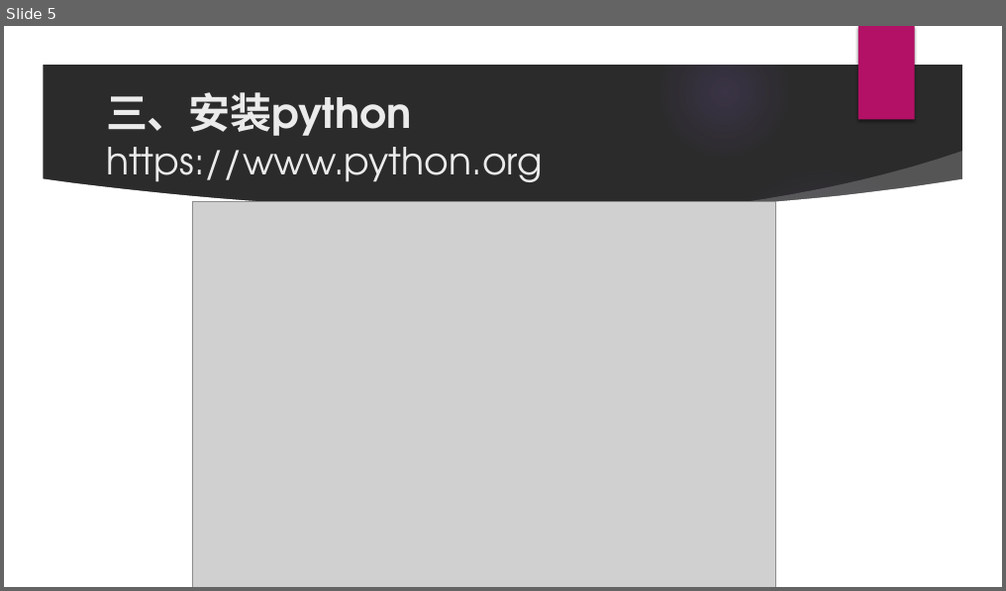
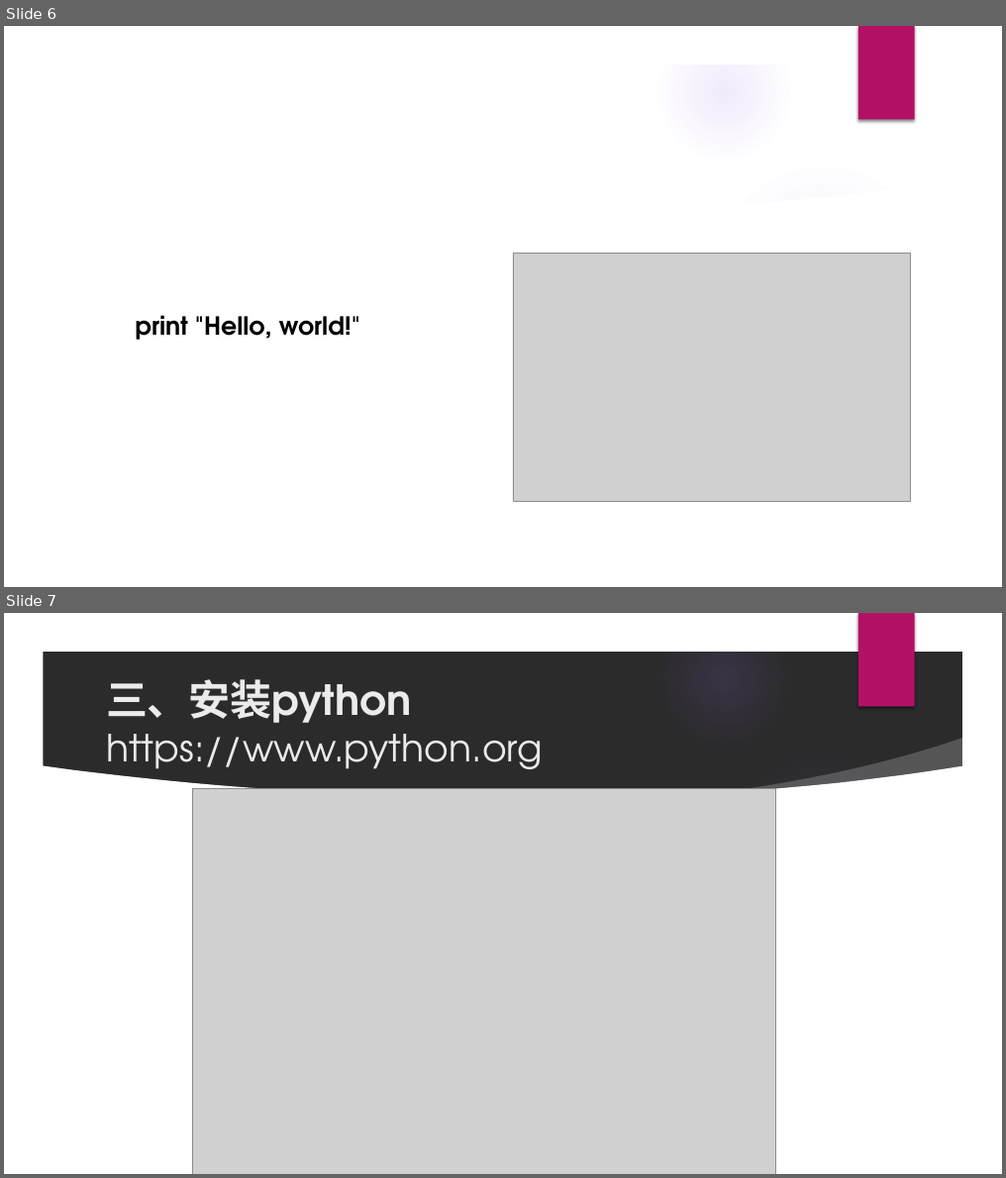
Before and after one commit to littlehb/ShaoHuiLin, a slide deck: Python课程/第1课-python入门/python入门.pptx. Shown one above the other, each under a label of ours: slide 5 before the commit, slides 6 and 7 after it. The pictures are 1006x591 and 1006x1178 pixels, drawn with LibreOffice and Linux fonts; fonts in the diff are those of the drawing; grey boxes stand for pictures; background and template pictures are left out; a plain dark background stands for a picture behind light text. Boxes give left, top, right and bottom in pixels: in the first picture for what was removed or moved away, otherwise in the second. Text is boxed around its words. In the diff, an @@ line names an element or a change of style, - is before the commit and + after.

```diff
--- a/Python课程/第1课-python入门/python入门.pptx
+++ b/Python课程/第1课-python入门/python入门.pptx
@@ slide 6 added at (4,26,1002,587), background picture (left out); not listed: 9 template elements that a slide beside it also shows @@
@@ picture added at (513,254,911,501) @@
@@ text added at (135,315,360,340), 24 pt, text #000000, bold @@
+print "Hello, world!"
@@ what was slide 5 is now slide 7 @@
```
Also in this commit, not shown: 3 slides changed, 2 other slides added.
